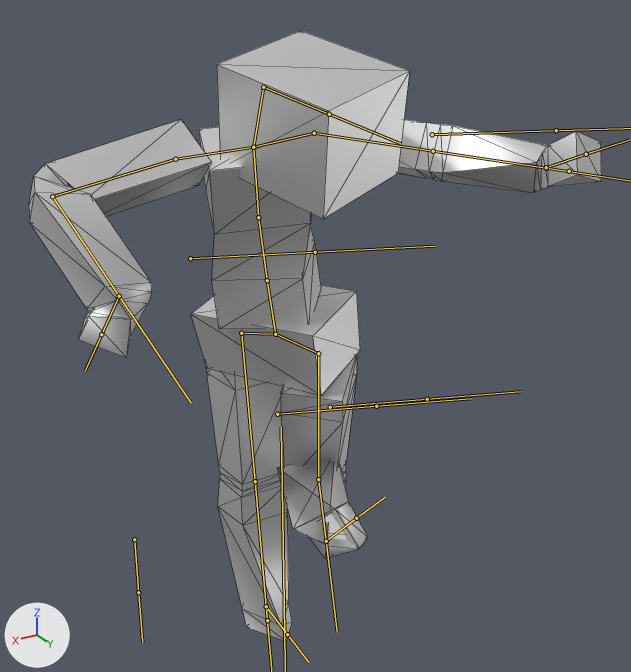
The FBX model Assets/Prefabs/Character/Character.fbx as it was, and as the next commit left it.
Both versions are drawn from a camera (50 mm lens) standing at (6.61, 12.22, 13.85) and looking at (-0.27, 0.75, 8.12). Lighting does not change. The marker at lower left points along +X, +Y and +Z. Both versions are drawn at frame 45 of the action 'Armature|ThreeHitCombo0'; the numbers are the values there. The bones that bend it are drawn over the model as lines. Mesh edges are drawn as thin lines.
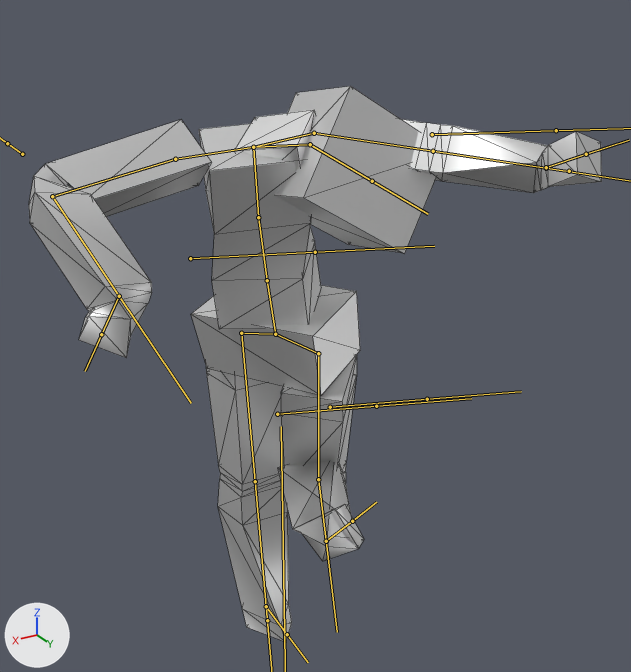
What differs and where, as boxes [x1, y1, x2, y2] in the pictures (631 x 672 px):
'Mesh', posed (9% shorter): before [29, 31, 602, 642]; after [29, 86, 602, 642]
bone 'Neck', root to tip: before (253, 147) to (263, 87); after (253, 147) to (310, 144)
bone 'Head', root to tip: before (263, 87) to (329, 114); after (310, 144) to (372, 181)

The change in detail:
Bone 'Neck' (bone_neck) turns from (-13, 30, -20) to (80, 61, 9) degrees about its own x, y and z.
Bone 'Head' (bone_head) turns from (83, 7, 8) to (64, 27, 17) degrees about its own x, y and z.
